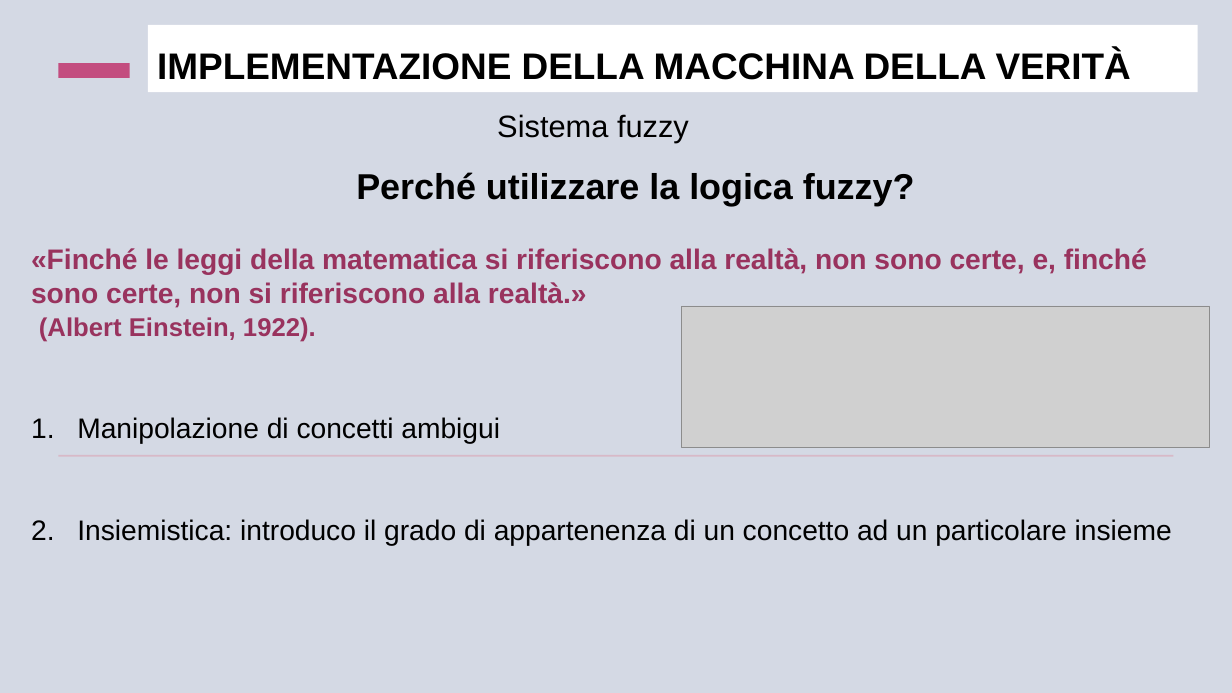
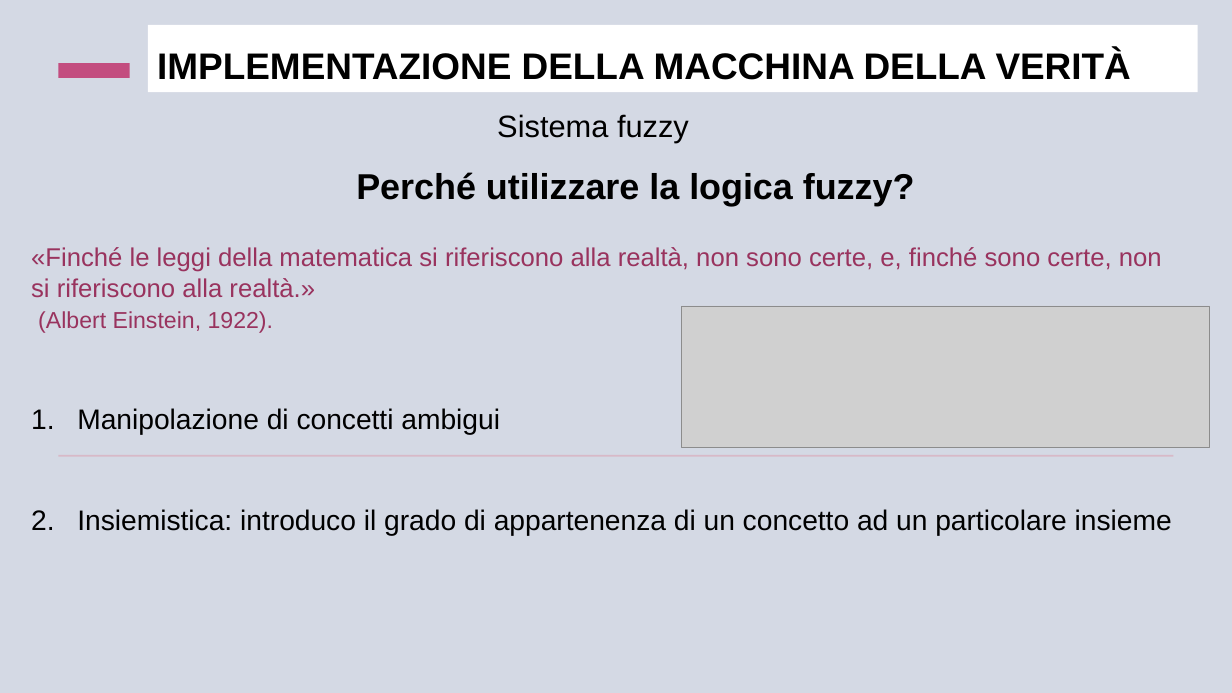
Before and after one commit to ClaudiaMarano/Progetto-Fuzzy, a slide deck: slide 2 of LA VERITÀ STA NEI GESTI.pptx. Drawn at 1232x693 pixels with LibreOffice and Linux fonts; fonts in the diff are those of the drawing; grey boxes stand for pictures. Boxes give left, top, right and bottom in pixels: in the first picture for what was removed or moved away, otherwise in the second. Text is boxed around its words. In the diff, an @@ line names an element or a change of style, - is before the commit and + after.

```diff
--- a/LA VERITÀ STA NEI GESTI.pptx
+++ b/LA VERITÀ STA NEI GESTI.pptx
@@ text at [31, 247, 1162, 333]: size 22 to 20 pt in "«Finché le leggi della matematica si riferiscono ..."; bold off in "«Finché le leggi della matematica si riferiscono ...", "(Albert Einstein, 1922)."; size 20 to 18 pt in "(Albert Einstein, 1922)." @@
```
Also in this commit, not shown: 5 other slides changed, 1 slide added.
